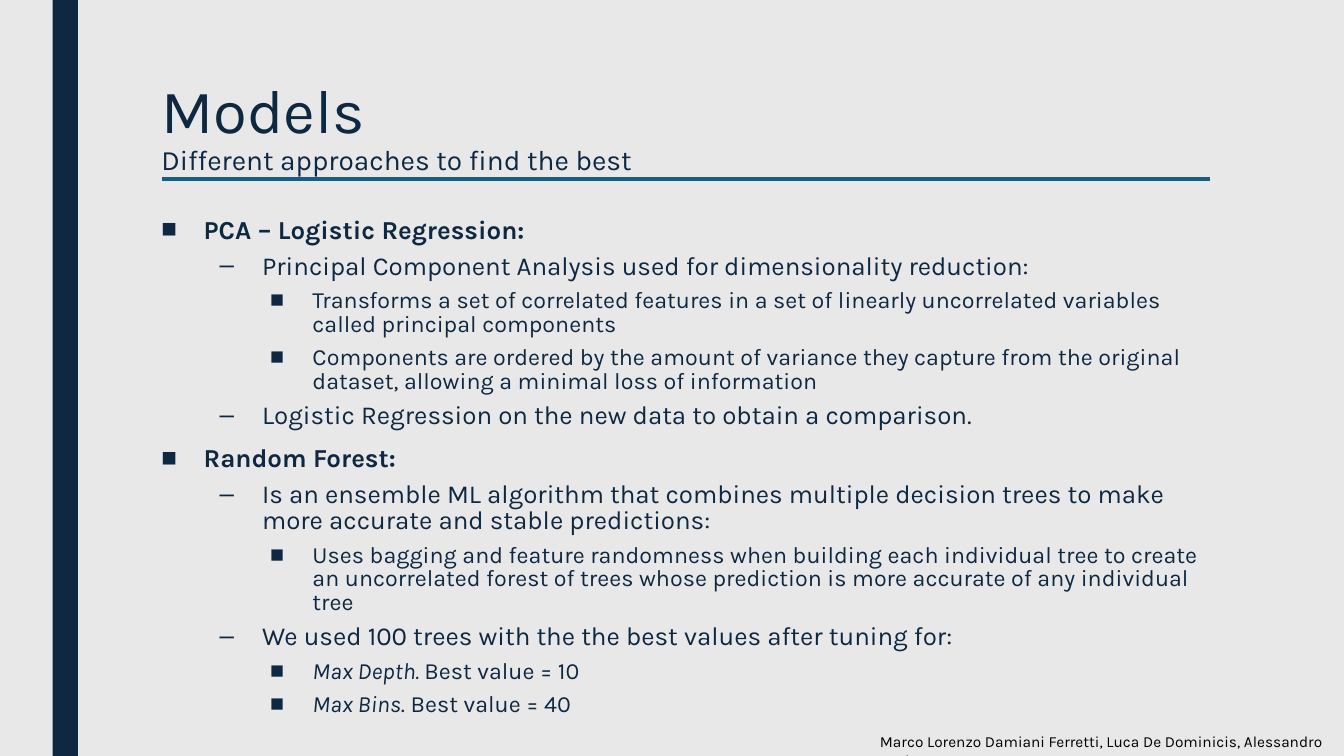
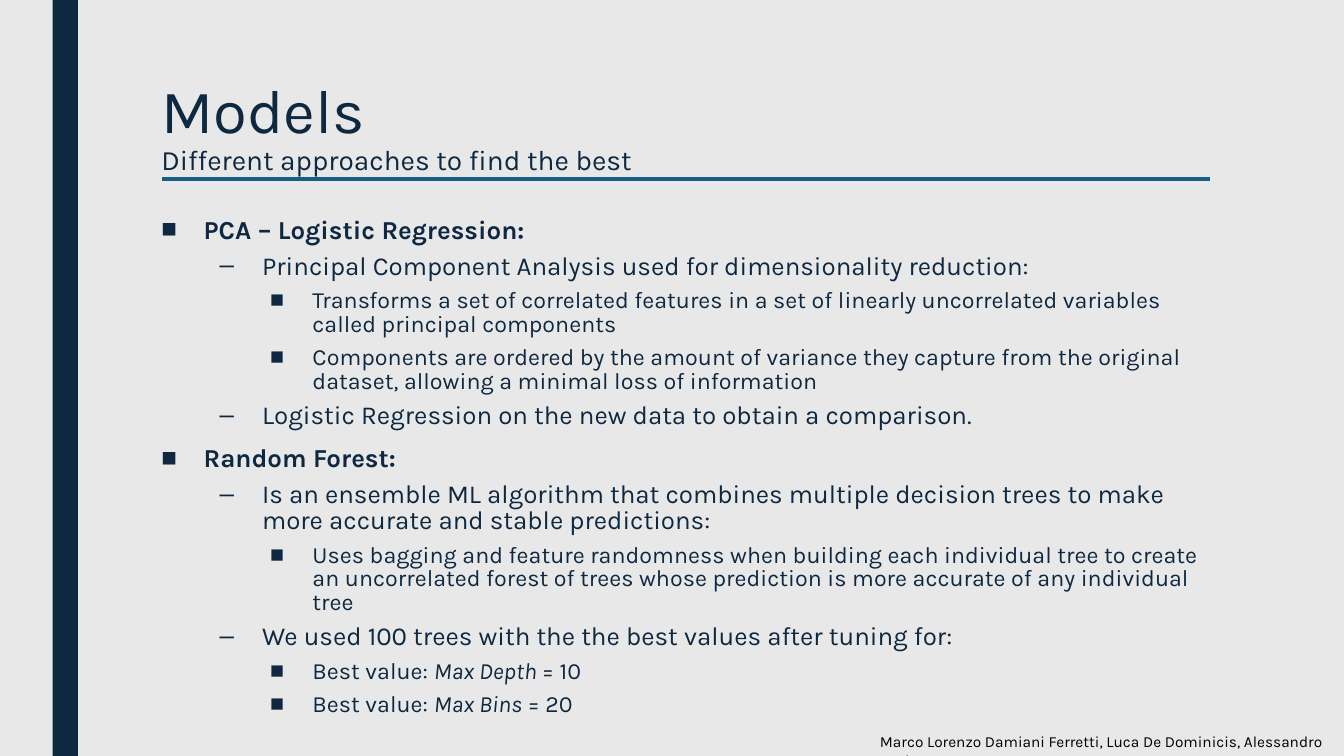
Before and after one commit to luca-de-dominicis/Big_Data_Analytics, a slide deck: slide 7 of BDA-Presentation.pptx. Drawn at 1344x756 pixels with LibreOffice and Linux fonts; fonts in the diff are those of the drawing. Boxes give left, top, right and bottom in pixels: in the first picture for what was removed or moved away, otherwise in the second. Text is boxed around its words. In the diff, an @@ line names an element or a change of style, - is before the commit and + after.

```diff
--- a/BDA-Presentation.pptx
+++ b/BDA-Presentation.pptx
@@ text at (312,663,582,713): text changed @@
-    ■ Max Depth. Best value = 10
-    ■ Max Bins. Best value = 40
+    ■ Best value: Max Depth = 10
+    ■ Best value: Max Bins = 20
```
Also in this commit, not shown: 9 other slides changed.
